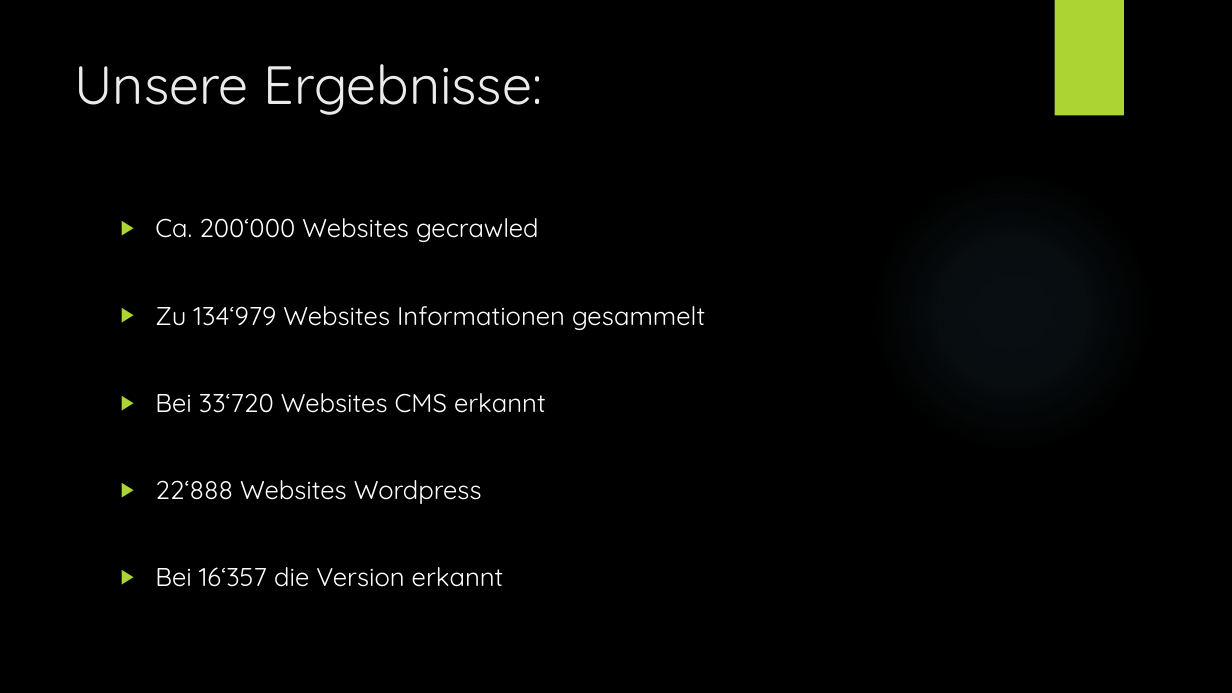
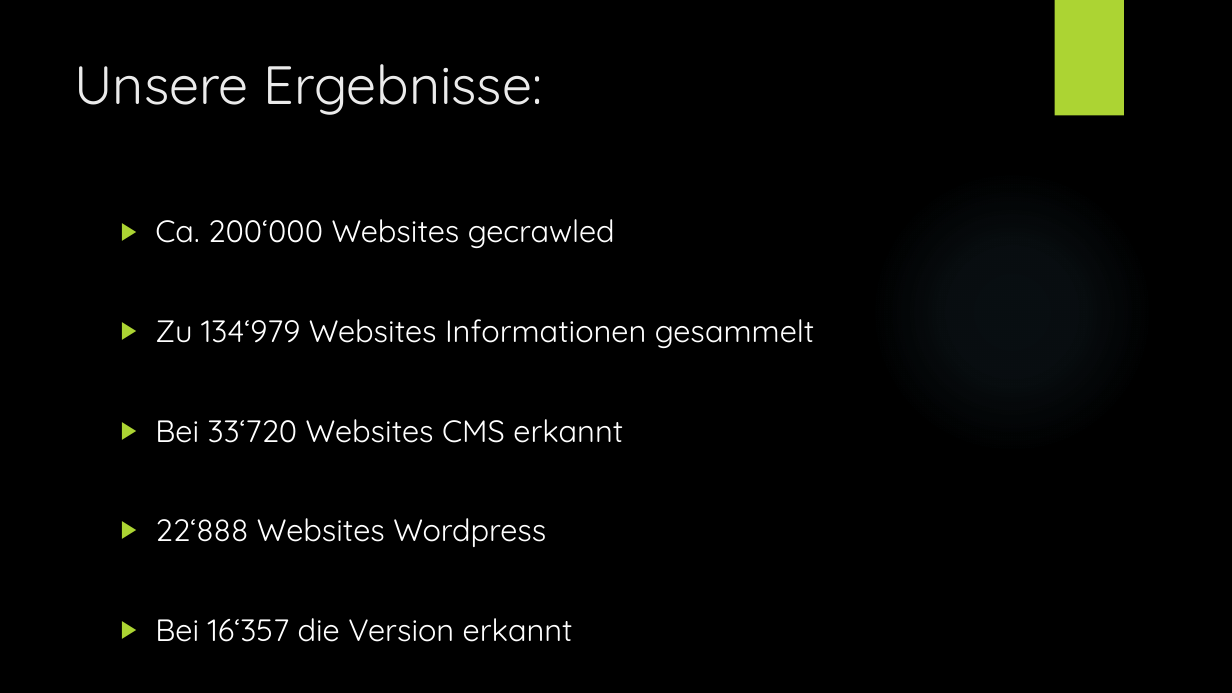
Before and after one commit to Tiim/Unibas-HS19-Internet-and-Secutity-project-webcrawler, a slide deck: slide 7 of Präsentation/Web Crawling.pptx. Drawn at 1232x693 pixels with LibreOffice and Linux fonts; fonts in the diff are those of the drawing; background and template pictures are left out. Boxes give left, top, right and bottom in pixels: in the first picture for what was removed or moved away, otherwise in the second. Text is boxed around its words. In the diff, an @@ line names an element or a change of style, - is before the commit and + after.

```diff
--- a/Präsentation/Web Crawling.pptx
+++ b/Präsentation/Web Crawling.pptx
@@ text "Ca. 200‘000 Websites gecrawled" at [155,219,815,642]: size 20 to 24 pt @@
```
Also in this commit, not shown: 7 other slides changed, 1 slide added, 6 other files.
